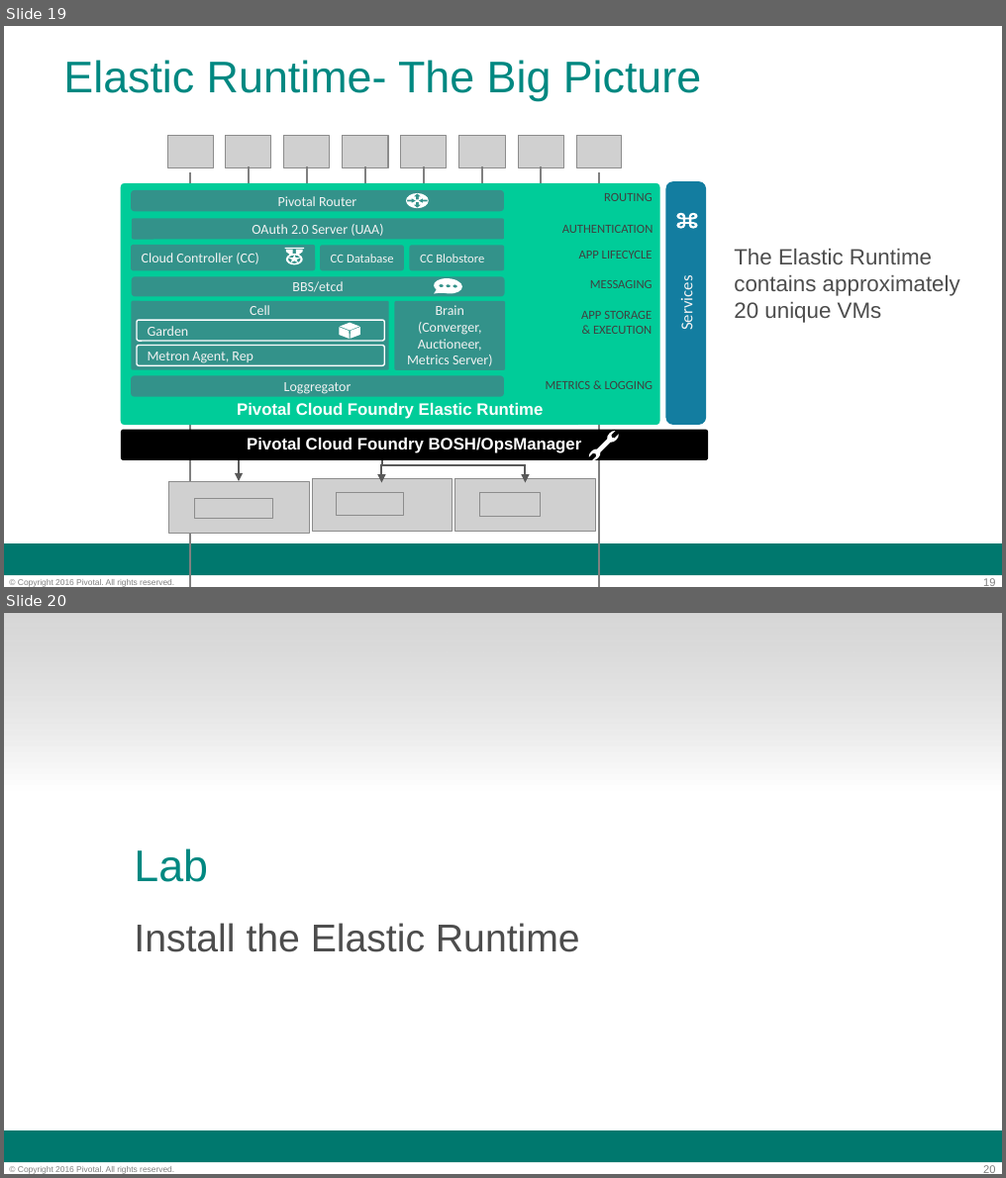
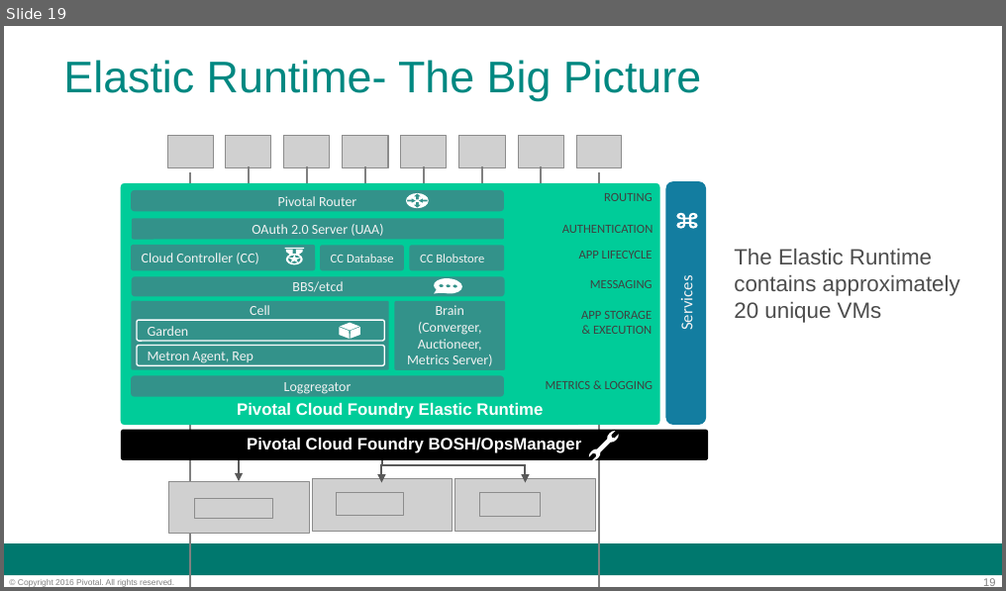
Before and after one commit to codehopper-uk/pcf-workshop, a slide deck: applications/slides/day-1/01-elastic-runtime.ppt. Shown one above the other, each under a label of ours: slides 19 and 20 before the commit, slide 19 after it. The pictures are 1006x1178 and 1006x591 pixels, drawn with LibreOffice and Linux fonts; fonts in the diff are those of the drawing; grey boxes stand for pictures; background and template pictures are left out. Boxes give left, top, right and bottom in pixels: in the first picture for what was removed or moved away, otherwise in the second. Text is boxed around its words. In the diff, an @@ line names an element or a change of style, - is before the commit and + after.

```diff
--- a/applications/slides/day-1/01-elastic-runtime.ppt
+++ b/applications/slides/day-1/01-elastic-runtime.ppt
@@ slide 20 removed at (4, 613, 1002, 1174), background #FFFFFF; not listed: 3 template elements that a slide beside it also shows @@
@@ rectangle removed at (4, 613, 1002, 790) @@
@@ title removed at (134, 849, 208, 882) @@
-Lab
@@ subtitle removed at (134, 923, 580, 953) @@
-Install the Elastic Runtime
```
Also in this commit, not shown: 1 other file.
